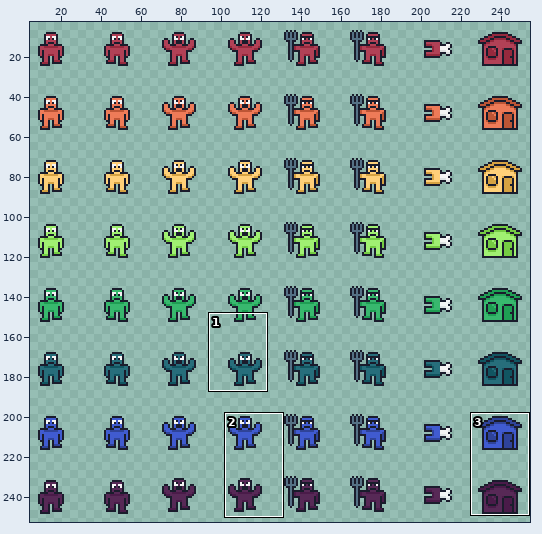
Two versions of one sprite sheet, Art/villagers.png. The picture above shows the old version from afar; the outline marks the close-up.
Close-up. Earlier state:
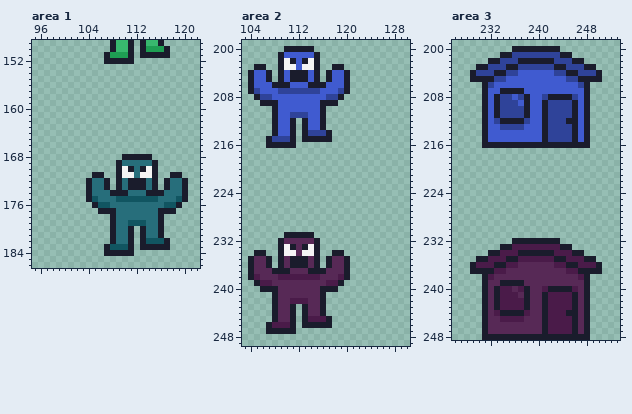
The file is 256x256 pixels. Shown: area 1: x 95..122, y 149..186; area 2: x 103..130, y 199..249; area 3: x 226..253, y 199..248. The wide view leaves out empty margins. The commit also changed other parts of the picture, which this record leaves out.
After:
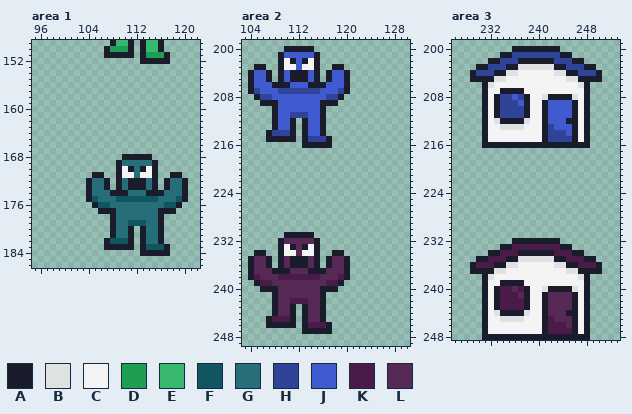
Palette (. is transparent): A #1a1c2c  B #dee2e3  C #f4f4f4  D #1e9e53  E #38b86e  F #115561  G #276e7b  H #2f4399  J #405bd0  K #4a1b49  L #572956
From old to new:
Area 1:
The edit adds colour A in row 150 at x 107; in row 152 at x 113 to 117; in row 182 at x 107; in row 184 at x 113 to 117.
Colour D gives way to colour A in row 150 at x 116; in row 151 at x 108 to 110.
Colour F gives way to colour A in row 182 at x 116; in row 183 at x 108 to 110.
Colour A gives way to colour D in row 150 at x 108; in row 151 at x 114 to 116.
Colour E gives way to colour D in row 150 at x 109 to 110.
Colour D gives way to colour E in row 150 at x 114 to 115.
Colour A gives way to colour F in row 182 at x 108; in row 183 at x 114 to 116.
Colour G gives way to colour F in row 182 at x 109 to 110.
Colour F gives way to colour G in row 182 at x 114 to 115.
Colour A is gone in row 150 at x 117; in row 152 at x 107 to 111; in row 182 at x 117; in row 184 at x 107 to 111.
Area 2:
The edit adds colour A in row 214 at x 107; in row 216 at x 113 to 117; in row 245 at x 107; in row 247 at x 113 to 117.
Colour H gives way to colour A in row 214 at x 116; in row 215 at x 108 to 110.
Colour K gives way to colour A in row 245 at x 116; in row 246 at x 108 to 110.
Colour A gives way to colour H in row 214 at x 108; in row 215 at x 114 to 116.
Colour J gives way to colour H in row 214 at x 109 to 110.
Colour H gives way to colour J in row 214 at x 114 to 115.
Colour A gives way to colour K in row 245 at x 108; in row 246 at x 114 to 116.
Colour L gives way to colour K in row 245 at x 109 to 110.
Colour K gives way to colour L in row 245 at x 114 to 115.
Colour A is gone in row 214 at x 117; in row 216 at x 107 to 111; in row 245 at x 117; in row 247 at x 107 to 111.
Area 3:
Colour H gives way to colour B in row 203 at x 237 to 242; in row 204 at x 235 to 236 and 243 to 244; in row 205 at x 233 to 234 and 245 to 246; in row 206 at x 232 and 247; in row 208 at x 241 and 246; in row 212 at x 233 and 238.
Colour H gives way to colour B in row 213 at x 234 to 237.
Colour K gives way to colour B in row 235 at x 237 to 242; in row 236 at x 235 to 236 and 243 to 244; in row 237 at x 233 to 234 and 245 to 246; in row 238 at x 232 and 247; in row 240 at x 241 and 246; in row 244 at x 233 and 238.
Colour K gives way to colour B in row 245 at x 234 to 237.
Colour J gives way to colour C in row 204 at x 237 to 242; in row 205 at x 235 to 244; in row 206 at x 233 to 246; in row 207 at x 232 to 233 and 238 to 247; in rows 208 to 212 at x 232, 239 to 240 and 247; in row 213 at x 232 to 233, 238 to 240 and 247.
Colour J gives way to colour C in rows 214 to 215 at x 232 to 240 and 247.
Colour L gives way to colour C in row 236 at x 237 to 242; in row 237 at x 235 to 244; in row 238 at x 233 to 246; in row 239 at x 232 to 233 and 238 to 247; in rows 240 to 244 at x 232, 239 to 240 and 247; in row 245 at x 232 to 233, 238 to 240 and 247.
Colour L gives way to colour C in rows 246 to 247 at x 232 to 240 and 247.
Colour H gives way to colour J in rows 209 to 211 at x 242 to 245; in row 212 at x 242 to 244; in row 213 at x 243 to 245; in row 214 at x 245.
Colour K gives way to colour L in rows 241 to 243 at x 242 to 245; in row 244 at x 242 to 244; in row 245 at x 243 to 245; in row 246 at x 245.
Where, in picture pixels (left, top, right, bottom), the same in both close-ups:
changed: (104, 46, 170, 64)
changed: (104, 238, 170, 256)
changed: (266, 130, 332, 148)
changed: (266, 316, 332, 334)
changed: (488, 64, 584, 142)
changed: (488, 256, 584, 334)
